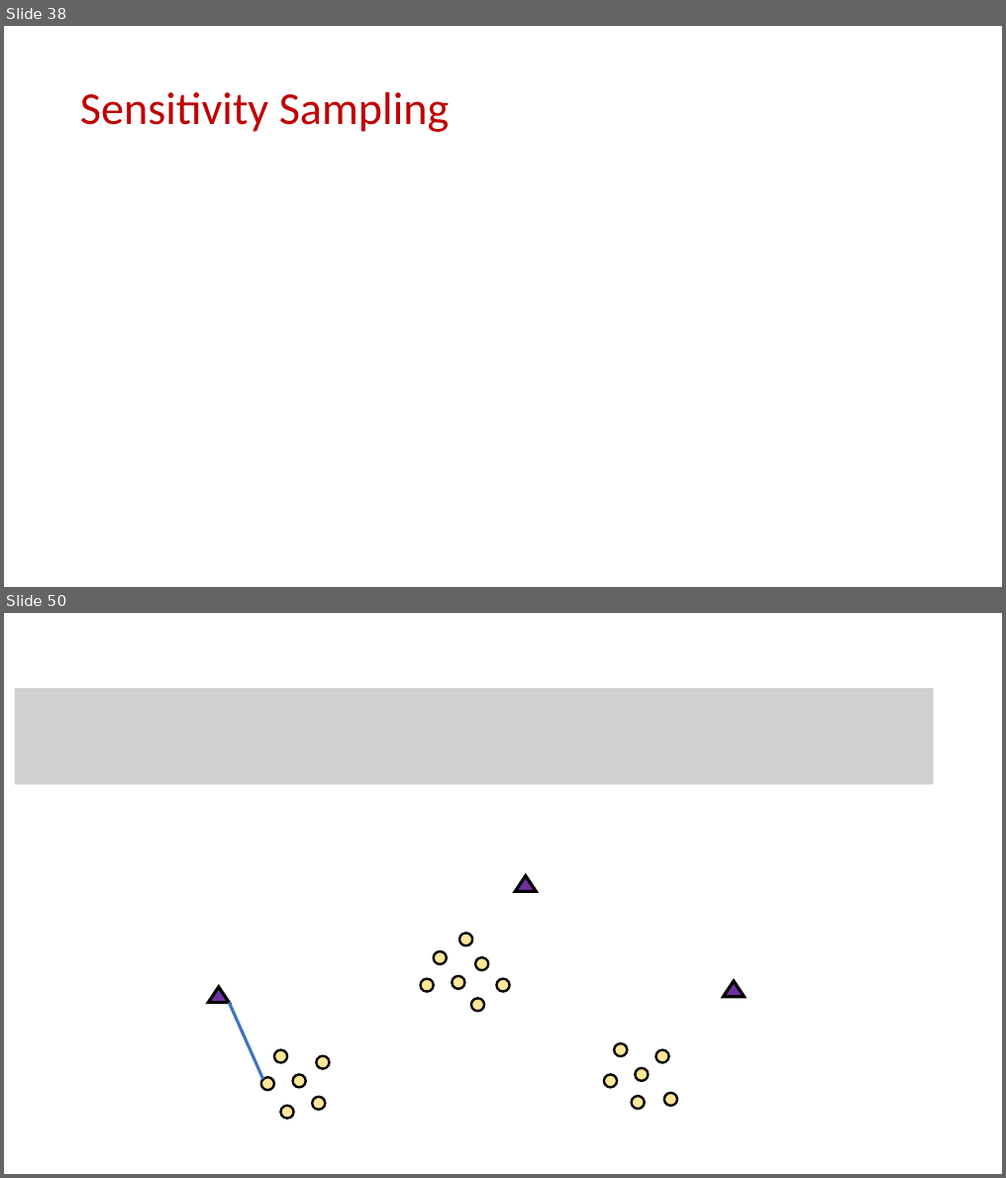
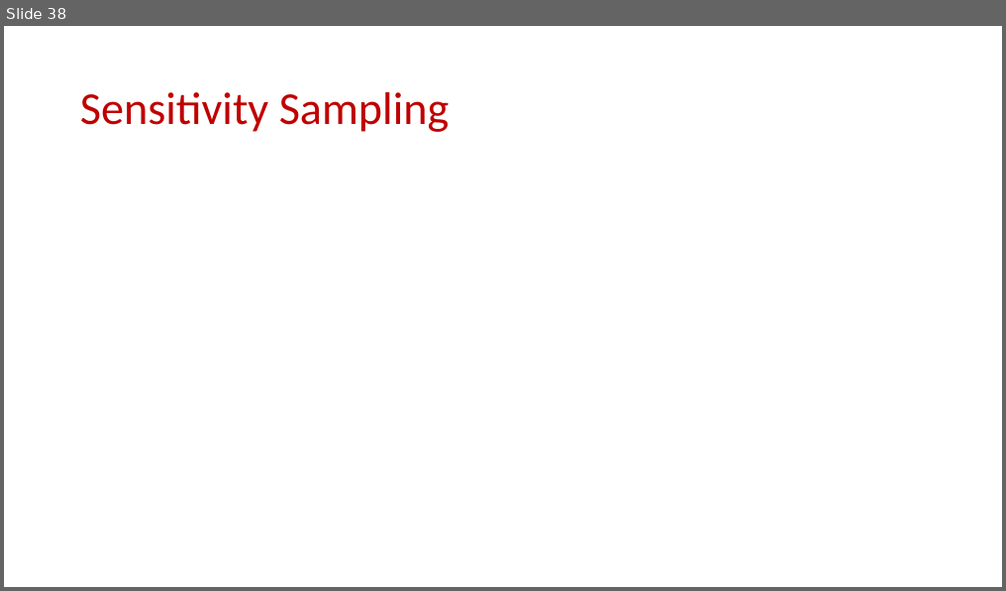
Before and after one commit to samsonzhou/samsonzhou.github.io, a slide deck: CSCE689-23/L24.pptx. Shown one above the other, each under a label of ours: slides 38 and 50 before the commit, slide 38 after it; the slides between them are not shown. The pictures are 1006x1178 and 1006x591 pixels, drawn with LibreOffice and Linux fonts; fonts in the diff are those of the drawing; grey boxes stand for pictures. Boxes give left, top, right and bottom in pixels: in the first picture for what was removed or moved away, otherwise in the second. Text is boxed around its words. In the diff, an @@ line names an element or a change of style, - is before the commit and + after.

```diff
--- a/CSCE689-23/L24.pptx
+++ b/CSCE689-23/L24.pptx
@@ slide 50 removed at (x1=4, y1=613, x2=1002, y2=1174), background #FFFFFF @@
@@ picture removed at (x1=15, y1=688, x2=933, y2=785) @@
@@ triangle removed at (x1=515, y1=875, x2=537, y2=891) @@
@@ ellipse removed at (x1=460, y1=934, x2=472, y2=947) @@
@@ ellipse removed at (x1=434, y1=952, x2=447, y2=964) @@
@@ ellipse removed at (x1=475, y1=959, x2=488, y2=970) @@
@@ triangle removed at (x1=208, y1=987, x2=230, y2=1003) @@
@@ ellipse removed at (x1=420, y1=979, x2=433, y2=992) @@
@@ ellipse removed at (x1=451, y1=976, x2=464, y2=989) @@
@@ ellipse removed at (x1=471, y1=998, x2=484, y2=1011) @@
@@ ellipse removed at (x1=497, y1=979, x2=509, y2=992) @@
@@ triangle removed at (x1=724, y1=981, x2=745, y2=997) @@
@@ line removed from (263, 1079) to (230, 1003) @@
@@ ellipse removed at (x1=274, y1=1051, x2=287, y2=1062) @@
@@ ellipse removed at (x1=316, y1=1057, x2=329, y2=1069) @@
@@ ellipse removed at (x1=614, y1=1045, x2=627, y2=1057) @@
@@ ellipse removed at (x1=656, y1=1051, x2=668, y2=1062) @@
@@ ellipse removed at (x1=261, y1=1078, x2=274, y2=1090) @@
@@ ellipse removed at (x1=293, y1=1075, x2=306, y2=1087) @@
@@ ellipse removed at (x1=604, y1=1075, x2=617, y2=1087) @@
@@ ellipse removed at (x1=635, y1=1068, x2=648, y2=1081) @@
@@ ellipse removed at (x1=281, y1=1106, x2=294, y2=1118) @@
@@ ellipse removed at (x1=313, y1=1097, x2=325, y2=1110) @@
@@ ellipse removed at (x1=632, y1=1096, x2=645, y2=1109) @@
@@ ellipse removed at (x1=664, y1=1093, x2=677, y2=1106) @@
```
Also in this commit, not shown: 36 other slides removed, 3 other files.
